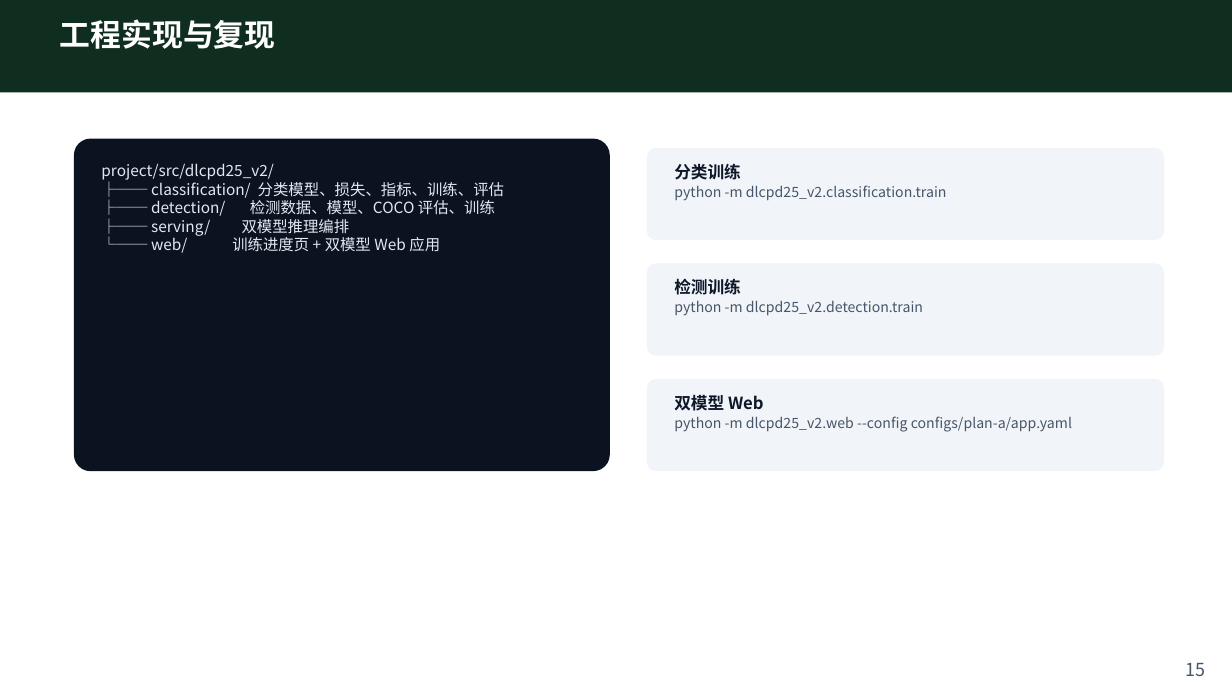
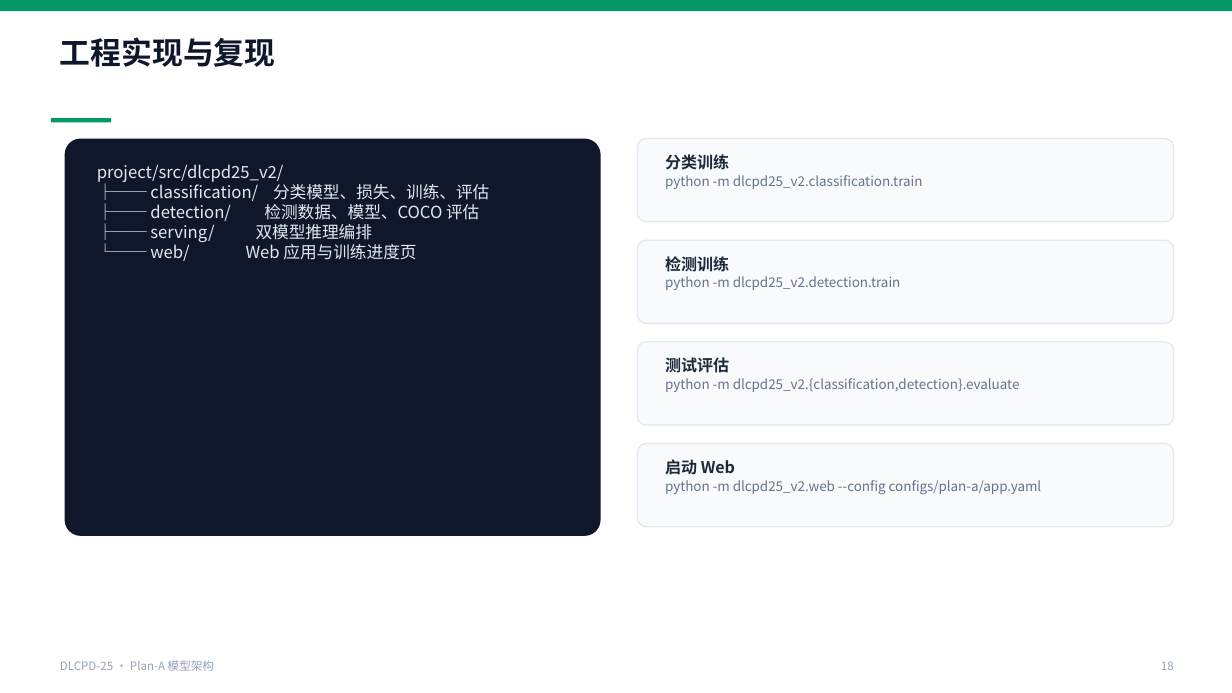
Before and after one commit to kfzeng1/DLCPD-25, a slide deck: slide 18 of docs/presentations/plan-a-model-architecture.pptx (slide 15 before the commit). Drawn at 1232x693 pixels with LibreOffice and Linux fonts; fonts in the diff are those of the drawing. Boxes give left, top, right and bottom in pixels: in the first picture for what was removed or moved away, otherwise in the second. Text is boxed around its words. In the diff, an @@ line names an element or a change of style, - is before the commit and + after.

```diff
--- a/docs/presentations/plan-a-model-architecture.pptx
+++ b/docs/presentations/plan-a-model-architecture.pptx
@@ rectangle: place and size @@
-rectangle at bbox=[0, 0, 1232, 92]
+rectangle at bbox=[0, 0, 1232, 11]
@@ rectangle at bbox=[0, 0, 1232, 11]: fill #0F2E1F to #059669 @@
@@ text "工程实现与复现": place and size @@
-text "工程实现与复现" at bbox=[60, 19, 276, 49]
+text "工程实现与复现" at bbox=[60, 37, 276, 67]
@@ text "工程实现与复现" at bbox=[60, 37, 276, 67]: text colour #FFFFFF to #0F172A @@
@@ rectangle added at bbox=[51, 118, 111, 122], fill #059669 @@
@@ rounded rectangle: place and size @@
-rounded rectangle at bbox=[74, 139, 610, 471]
+rounded rectangle at bbox=[65, 139, 601, 536]
@@ rounded rectangle at bbox=[65, 139, 601, 536]: fill #0B1220 to #0F172A; proportions changed @@
@@ rounded rectangle: place and size @@
-rounded rectangle at bbox=[647, 148, 1165, 240]
+rounded rectangle at bbox=[638, 139, 1174, 222]
@@ text "分类训练": place and size @@
-text "分类训练" at bbox=[674, 164, 947, 201]
+text "分类训练" at bbox=[665, 154, 923, 189]
@@ text "分类训练" at bbox=[665, 154, 923, 189]: size 13 to 12.5 pt, text colour #0F172A to #1E293B in "分类训练"; size 11 to 10.5 pt, text colour #475569 to #64748B @@
@@ text at bbox=[97, 164, 489, 261]: text changed; size 12 to 13 pt @@
-project/src/dlcpd25_v2/
-├── classification/ 分类模型、损失、指标、训练、评估
-├── detection/ 检测数据、模型、COCO 评估、训练
-├── serving/ 双模型推理编排
-└── web/ 训练进度页 + 双模型 Web 应用
+project/src/dlcpd25_v2/
+├── classification/ 分类模型、损失、训练、评估
+├── detection/ 检测数据、模型、COCO 评估
+├── serving/ 双模型推理编排
+└── web/ Web 应用与训练进度页
@@ rounded rectangle: place and size @@
-rounded rectangle at bbox=[647, 263, 1165, 356]
+rounded rectangle at bbox=[638, 240, 1174, 323]
@@ text "检测训练": place and size @@
-text "检测训练" at bbox=[674, 279, 923, 316]
+text "检测训练" at bbox=[665, 256, 901, 290]
@@ text "检测训练" at bbox=[665, 256, 901, 290]: size 13 to 12.5 pt, text colour #0F172A to #1E293B in "检测训练"; size 11 to 10.5 pt, text colour #475569 to #64748B in "python -m dlcpd25_v2.detection.train" @@
@@ fill #F1F5F9 to #F8FAFC; outline none to #E2E8F0 1 pt in 3 elements at bbox=[638, 139, 1174, 222], bbox=[638, 240, 1174, 323], bbox=[638, 342, 1174, 425] @@
@@ rounded rectangle: place and size @@
-rounded rectangle at bbox=[647, 379, 1165, 471]
+rounded rectangle at bbox=[638, 342, 1174, 425]
@@ text added at bbox=[665, 357, 1020, 392], 10.5 pt, text #64748B @@
+测试评估
+python -m dlcpd25_v2.{classification,detection}.evaluate
@@ rounded rectangle added at bbox=[638, 444, 1174, 527], fill #F8FAFC, outline #E2E8F0 1 pt @@
@@ text "启动 Web": place and size @@
-text "启动 Web" at bbox=[674, 395, 1072, 432]
+text "启动 Web" at bbox=[665, 459, 1042, 495]
@@ text at bbox=[665, 459, 735, 475]: text changed; size 13 to 12.5 pt; text colour #0F172A to #1E293B @@
-双模型 Web
+启动 Web
@@ text at bbox=[665, 480, 1042, 495]: size 11 to 10.5 pt, text colour #475569 to #64748B @@
@@ text added at bbox=[60, 660, 214, 671], 9 pt, text #94A3B8 @@
+DLCPD-25 · Plan-A 模型架构
@@ text added at bbox=[1161, 661, 1174, 670], 9 pt, text #94A3B8 @@
+18
@@ text removed at bbox=[1186, 663, 1206, 676] @@
-15
```
Also in this commit, not shown: 7 other slides changed, 12 slides added, 9 slides removed, 1 other file.
